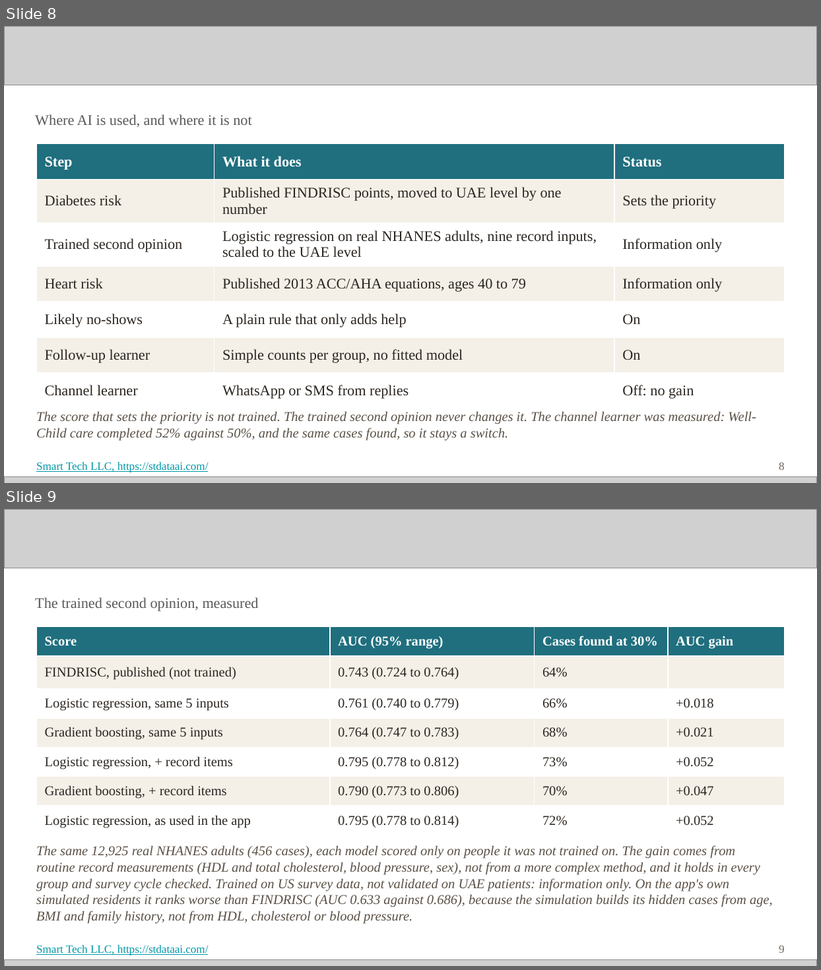
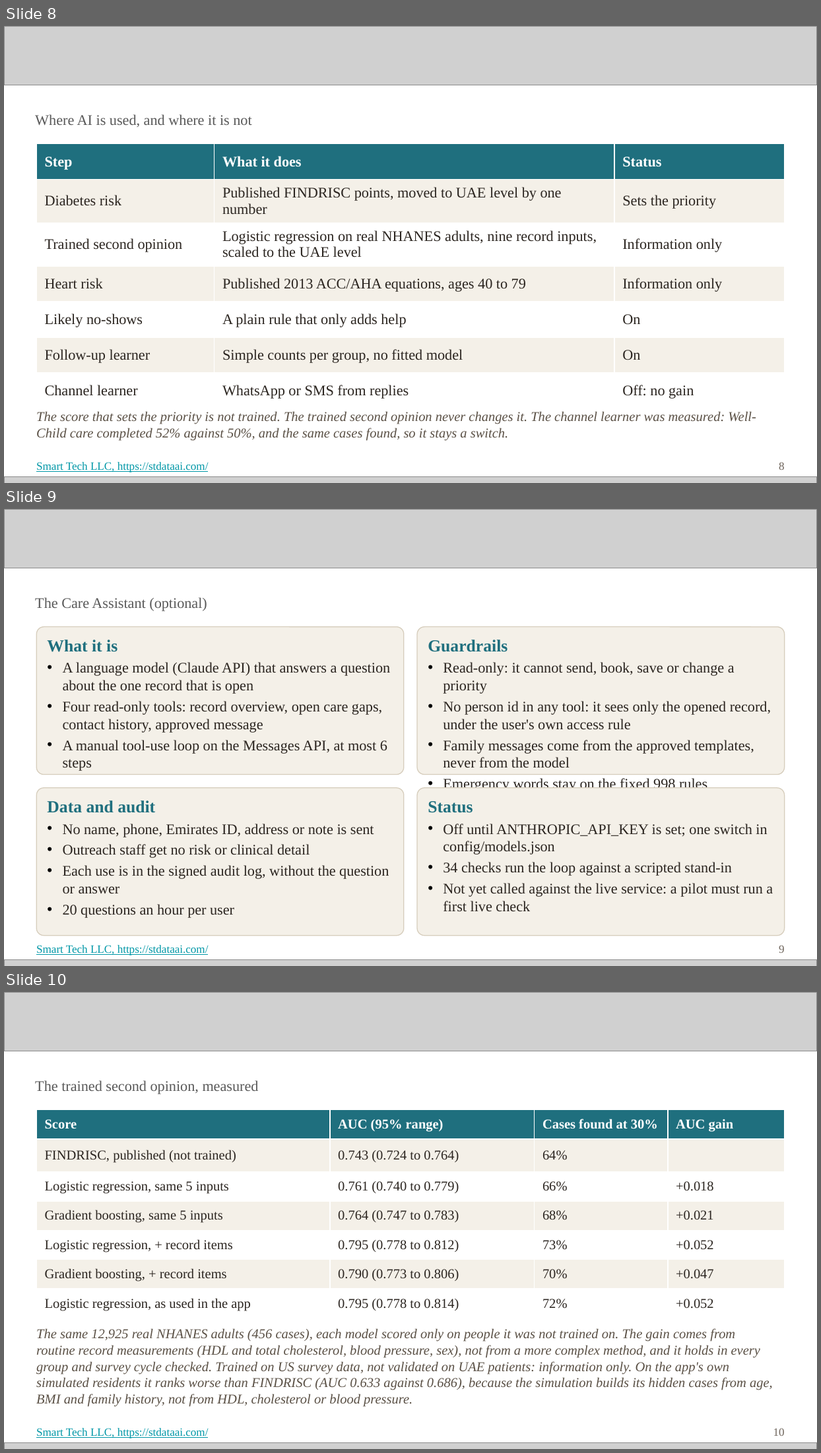
Before and after one commit to Smarttechk/Hack2Skill_Precision-Prevention, a slide deck: docs/Technical_Deck.pptx. Shown one above the other, each under a label of ours: slides 8 and 9 before the commit, slides 8, 9 and 10 after it. The pictures are 821x970 and 821x1453 pixels, drawn with LibreOffice and Linux fonts; fonts in the diff are those of the drawing; grey boxes stand for pictures. Boxes give left, top, right and bottom in pixels: in the first picture for what was removed or moved away, otherwise in the second. Text is boxed around its words. In the diff, an @@ line names an element or a change of style, - is before the commit and + after.

```diff
--- a/docs/Technical_Deck.pptx
+++ b/docs/Technical_Deck.pptx
@@ slide 9 added at (4,509,817,966), background #FFFFFF @@
@@ picture added at (4,509,817,568) @@
@@ text added at (35,597,207,611), 13 pt, text #595959 @@
+The Care Assistant (optional)
@@ rounded rectangle added at (36,627,404,775), fill #F4F0E8, outline #D6CDBC 0.75 pt @@
@@ rounded rectangle added at (417,627,785,775), fill #F4F0E8, outline #D6CDBC 0.75 pt @@
@@ text added at (47,640,390,771), 13 pt, text #2B2520 @@
+What it is
+• A language model (Claude API) that answers a question about the one record that is open
+• Four read-only tools: record overview, open care gaps, contact history, approved message
+• A manual tool-use loop on the Messages API, at most 6 steps
@@ text added at (428,640,771,788), 13 pt, text #2B2520 @@
+Guardrails
+• Read-only: it cannot send, book, save or change a priority
+• No person id in any tool: it sees only the opened record, under the user's own access rule
+• Family messages come from the approved templates, never from the model
+• Emergency words stay on the fixed 998 rules
@@ rounded rectangle added at (36,788,404,936), fill #F4F0E8, outline #D6CDBC 0.75 pt @@
@@ text added at (47,801,389,918), 13 pt, text #2B2520 @@
+Data and audit
+• No name, phone, Emirates ID, address or note is sent
+• Outreach staff get no risk or clinical detail
+• Each use is in the signed audit log, without the question or answer
+• 20 questions an hour per user
@@ rounded rectangle added at (417,788,785,936), fill #F4F0E8, outline #D6CDBC 0.75 pt @@
@@ text added at (428,801,773,912), 13 pt, text #2B2520 @@
+Status
+• Off until ANTHROPIC_API_KEY is set; one switch in config/models.json
+• 34 checks run the loop against a scripted stand-in
+• Not yet called against the live service: a pilot must run a first live check
@@ picture added at (4,960,817,966) @@
@@ text added at (36,945,209,956), 10 pt, text #0097A7, underline @@
+Smart Tech LLC, https://stdataai.com/
@@ page number added at (779,945,785,953), 10 pt, text #6E645B @@
+9
@@ what was slide 9 is now slide 10 @@
@@ page number at (774,1428,785,1436): text changed @@
-9
+10
```
Also in this commit, not shown: 3 slides changed, 19 other files.
